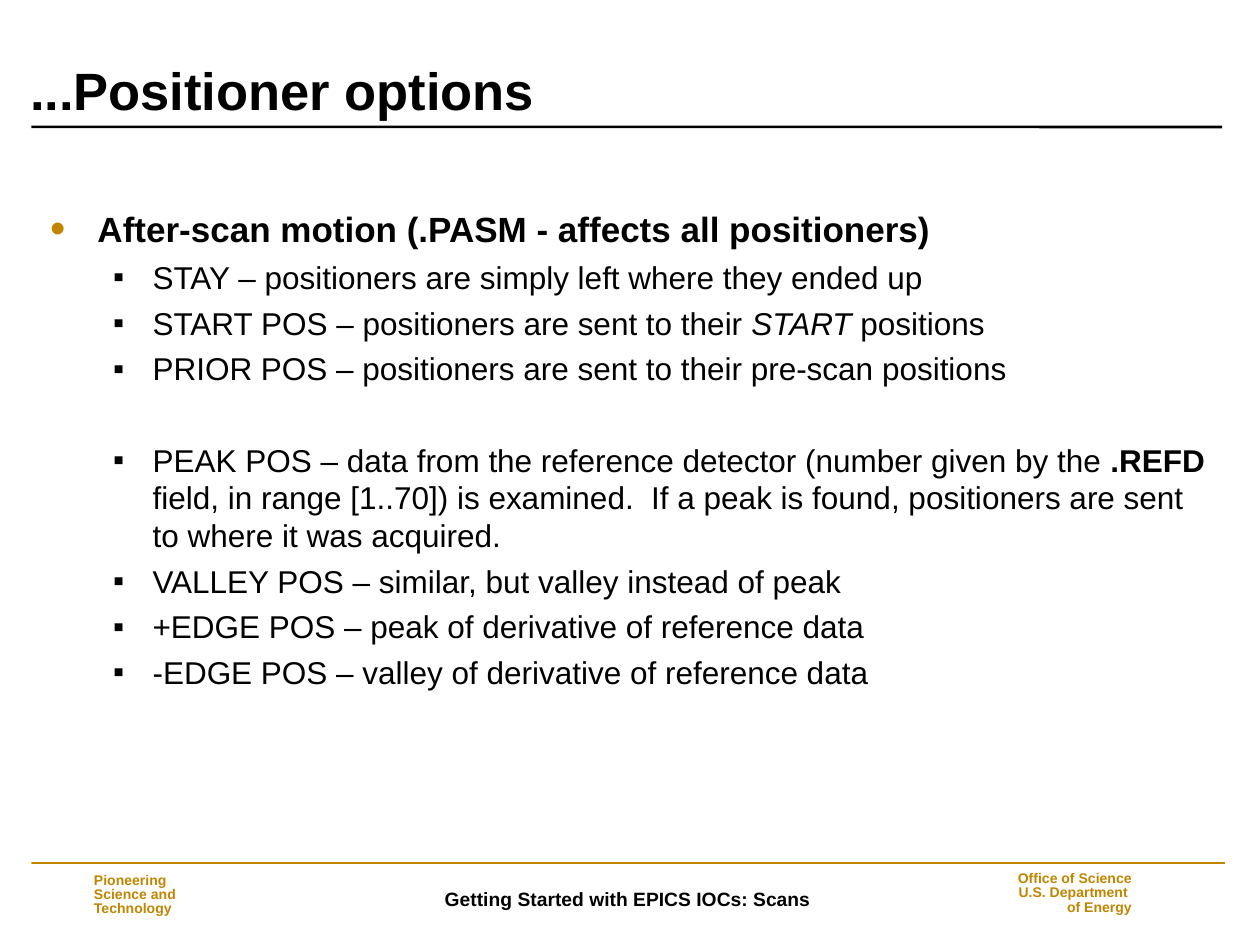
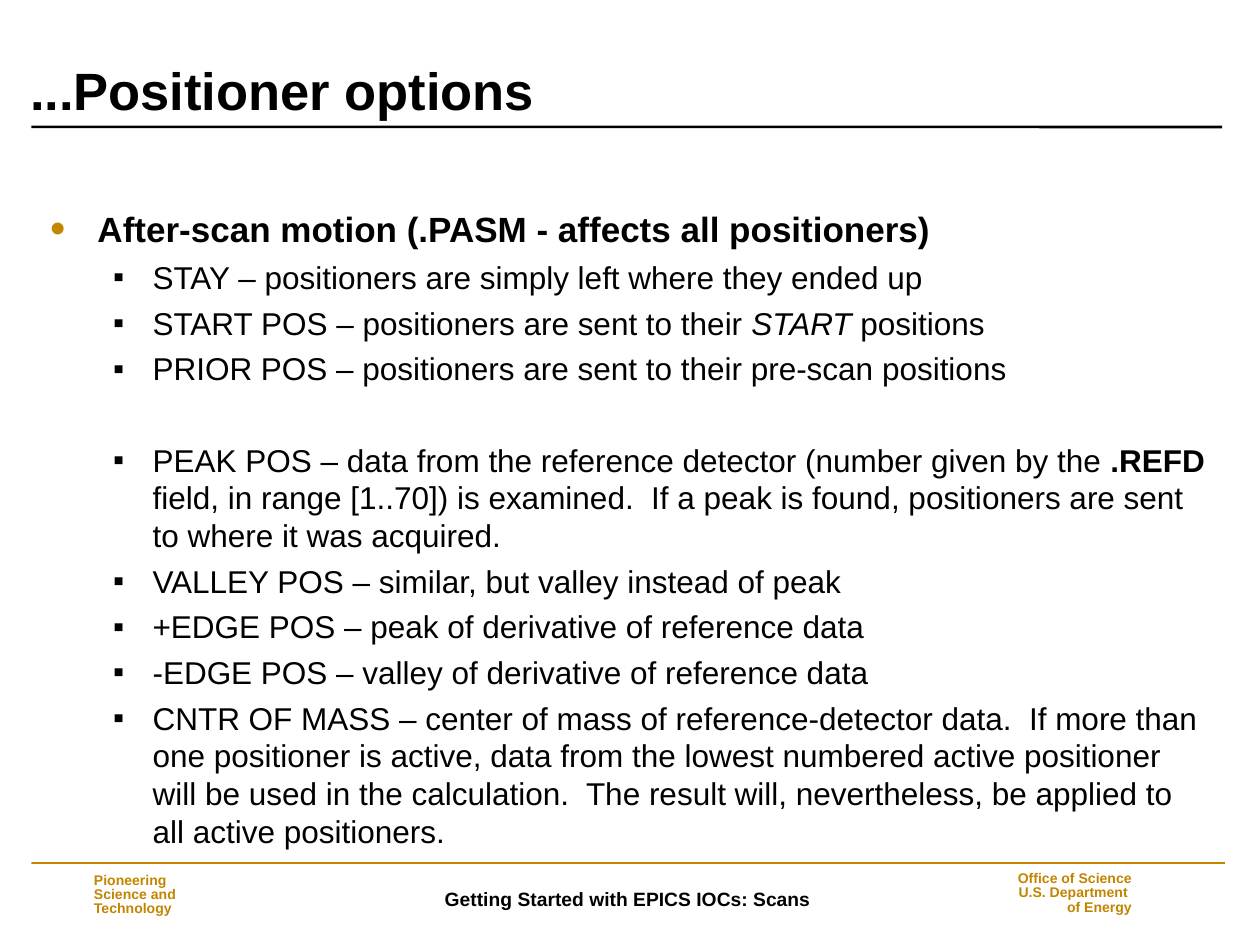
Before and after one commit to epics-modules/sscan, a slide deck: slide 15 of documentation/Scans.ppt. Drawn at 1260x945 pixels with LibreOffice and Linux fonts; fonts in the diff are those of the drawing; background and template pictures are left out. Boxes give left, top, right and bottom in pixels: in the first picture for what was removed or moved away, otherwise in the second. Text is boxed around its words. In the diff, an @@ line names an element or a change of style, - is before the commit and + after.

Commit message:
added CNTR OF MASS after-scan action

```diff
--- a/documentation/Scans.ppt
+++ b/documentation/Scans.ppt
@@ text at (x1=153, y1=707, x2=1197, y2=849): paragraph added @@
+  ▪ CNTR OF MASS – center of mass of reference-detector data. If more than one positioner is active, data from the lowest numbered active positioner will be used in the calculation. The result will, nevertheless, be applied to all active positioners.
```
